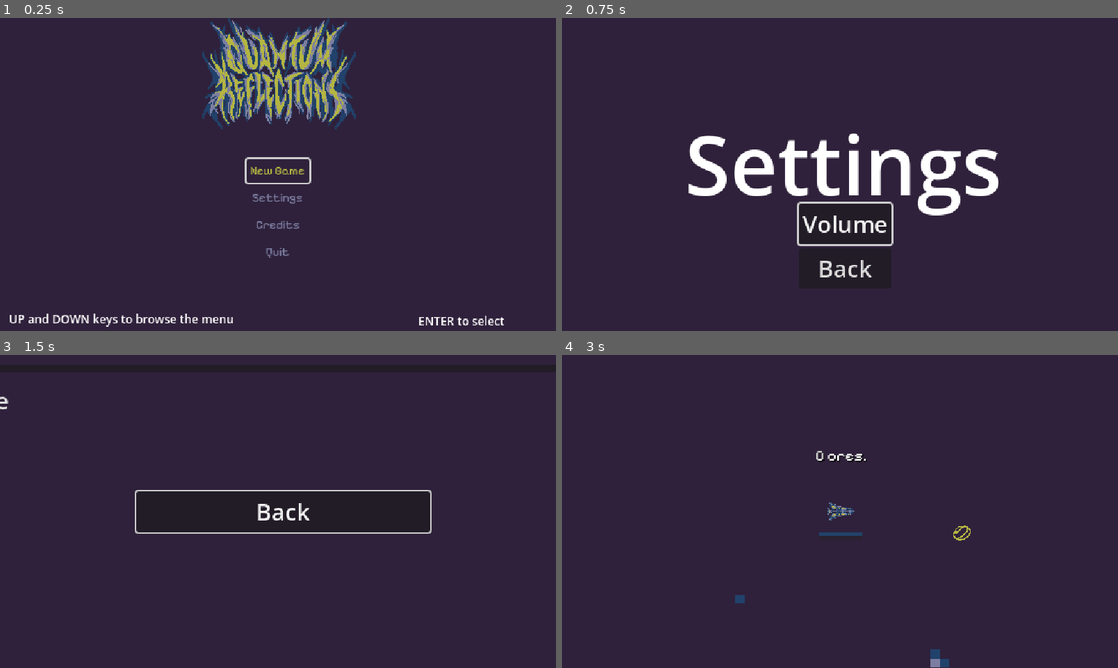
Above: before the commit, frames 1-4 (two rows, left to right).
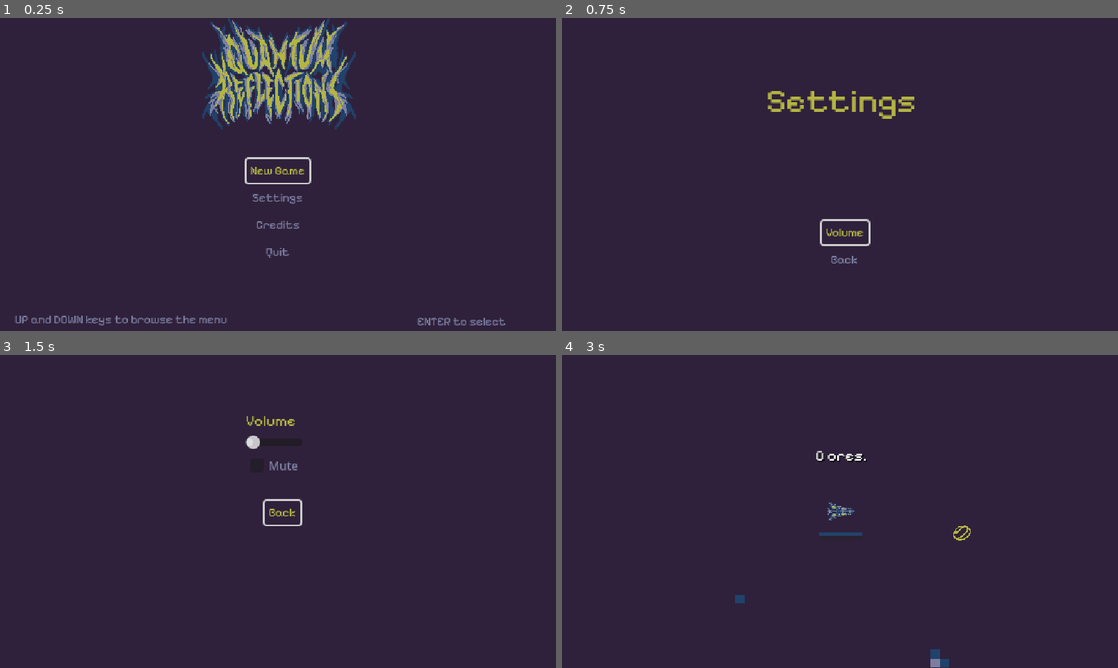
Above: after the commit, the same moments.

Repository: iparosds/Quantum-Reflections
Game: Godot game, scene res://scenes/menu.tscn
Same seed, same stepped clock (60 frames per second), same inputs: the game is played once before the commit and once after it.
Inputs:
- Up to frame 1 (0.25 s): no input
- Up to frame 2 (0.75 s): click "Settings" at 0.5 s
- Up to frame 3 (1.5 s): click "Volume" at 1.25 s
- Up to frame 4 (3 s): click "Back" at 2 s; click "New Game" at 2.75 s

The runs differ from the first frame. In frame 1, 1.0% of the frame differs, in the area x 1-91%, y 94-99%; in frame 2, 6.3%, in the area x 22-79%, y 23-83%; in frame 3, 1.3%; in frame 4, nothing differs.

Commit message:
estilizando fontes

Diff:
--- a/scenes/menu.tscn
+++ b/scenes/menu.tscn
@@ -12,10 +12,14 @@
 default_font_size = 24
 
 [sub_resource type="LabelSettings" id="LabelSettings_nn863"]
+font = ExtResource("3_la3r8")
 font_size = 12
+font_color = Color(0.486275, 0.494118, 0.631373, 1)
 
 [sub_resource type="LabelSettings" id="LabelSettings_yxhpx"]
+font = ExtResource("3_la3r8")
 font_size = 12
+font_color = Color(0.486275, 0.494118, 0.631373, 1)
 
 [node name="Menu" type="Control"]
 layout_mode = 3
--- a/scenes/settings_menu.tscn
+++ b/scenes/settings_menu.tscn
@@ -1,6 +1,7 @@
-[gd_scene load_steps=9 format=3 uid="uid://cgcnt4ng31dih"]
+[gd_scene load_steps=10 format=3 uid="uid://cgcnt4ng31dih"]
 
 [ext_resource type="Script" path="res://scripts/settings_menu.gd" id="1_7pq2e"]
+[ext_resource type="FontFile" uid="uid://d3qxk71omhsy" path="res://assets/font/PixelifySans-VariableFont_wght.ttf" id="2_5ttin"]
 [ext_resource type="AudioStream" uid="uid://bg32u8hnfgwy0" path="res://assets/sounds/MENU MUSIC.wav" id="2_h3f4r"]
 [ext_resource type="AudioStream" uid="uid://ttsymx30w523" path="res://assets/sounds/MENU SOUND - DOWN.wav" id="2_mrlip"]
 [ext_resource type="AudioStream" uid="uid://dkkiy87rlj0h8" path="res://assets/sounds/MENU SOUND - UP.wav" id="3_v2gib"]
@@ -28,12 +29,14 @@
 layout_mode = 1
 anchors_preset = 10
 anchor_right = 1.0
-offset_left = 4.0
-offset_top = 61.0
-offset_right = 4.0
-offset_bottom = 240.0
+offset_left = 1.0
+offset_top = -4.0
+offset_right = 1.0
+offset_bottom = 175.0
 grow_horizontal = 2
-theme_override_font_sizes/font_size = 85
+theme_override_colors/font_color = Color(0.705882, 0.709804, 0.258824, 1)
+theme_override_fonts/font = ExtResource("2_5ttin")
+theme_override_font_sizes/font_size = 36
 text = "Settings"
 horizontal_alignment = 1
 vertical_alignment = 1
@@ -62,13 +65,25 @@
 layout_mode = 2
 focus_neighbor_top = NodePath("../Back")
 focus_neighbor_bottom = NodePath("../Back")
+theme_override_colors/font_hover_color = Color(0.705882, 0.709804, 0.258824, 1)
+theme_override_colors/font_focus_color = Color(0.705882, 0.709804, 0.258824, 1)
+theme_override_colors/font_color = Color(0.486275, 0.494118, 0.631373, 1)
+theme_override_fonts/font = ExtResource("2_5ttin")
+theme_override_font_sizes/font_size = 12
 text = "Volume"
+flat = true
 
 [node name="Back" type="Button" parent="MarginContainer/VBoxContainer"]
 layout_mode = 2
 focus_neighbor_top = NodePath("../Volume")
 focus_neighbor_bottom = NodePath("../Volume")
+theme_override_colors/font_hover_color = Color(0.705882, 0.709804, 0.258824, 1)
+theme_override_colors/font_focus_color = Color(0.705882, 0.709804, 0.258824, 1)
+theme_override_colors/font_color = Color(0.486275, 0.494118, 0.631373, 1)
+theme_override_fonts/font = ExtResource("2_5ttin")
+theme_override_font_sizes/font_size = 12
 text = "Back"
+flat = true
 
 [node name="menu_music" type="AudioStreamPlayer" parent="."]
 stream = ExtResource("2_h3f4r")
--- a/scenes/volume.tscn
+++ b/scenes/volume.tscn
@@ -1,35 +1,39 @@
-[gd_scene load_steps=6 format=3 uid="uid://bv2p8neuwavxs"]
+[gd_scene load_steps=7 format=3 uid="uid://bv2p8neuwavxs"]
 
 [ext_resource type="Script" path="res://scripts/volume.gd" id="1_efkki"]
+[ext_resource type="FontFile" uid="uid://d3qxk71omhsy" path="res://assets/font/PixelifySans-VariableFont_wght.ttf" id="2_75e1g"]
 [ext_resource type="AudioStream" uid="uid://bg32u8hnfgwy0" path="res://assets/sounds/MENU MUSIC.wav" id="2_had5s"]
 [ext_resource type="AudioStream" uid="uid://bnr2bup87a15w" path="res://assets/sounds/MENU SOUND - SELECT.wav" id="3_mr224"]
 [ext_resource type="AudioStream" uid="uid://ttsymx30w523" path="res://assets/sounds/MENU SOUND - DOWN.wav" id="4_4fa2d"]
 
 [sub_resource type="LabelSettings" id="LabelSettings_1m1bf"]
-font_size = 24
+font = ExtResource("2_75e1g")
+font_color = Color(0.705882, 0.709804, 0.258824, 1)
 
 [node name="Volume" type="Control"]
 layout_mode = 3
 anchors_preset = 15
 anchor_right = 1.0
 anchor_bottom = 1.0
-offset_left = 5.0
-offset_right = 5.0
+offset_left = 4.0
+offset_top = 1.0
+offset_right = 4.0
+offset_bottom = 1.0
 grow_horizontal = 2
 grow_vertical = 2
+size_flags_horizontal = 4
+size_flags_vertical = 4
 script = ExtResource("1_efkki")
 
 [node name="MarginContainer" type="MarginContainer" parent="."]
 layout_mode = 1
-anchors_preset = 8
-anchor_left = 0.5
-anchor_top = 0.5
-anchor_right = 0.5
-anchor_bottom = 0.5
-offset_left = -369.0
-offset_top = -194.0
-offset_right = 366.0
-offset_bottom = 186.0
+anchors_preset = 15
+anchor_right = 1.0
+anchor_bottom = 1.0
+offset_left = 407.0
+offset_top = 81.0
+offset_right = -425.0
+offset_bottom = -222.0
 grow_horizontal = 2
 grow_vertical = 2
 
@@ -48,7 +52,11 @@
 [node name="CheckBox" type="CheckBox" parent="MarginContainer/VBoxContainer"]
 layout_mode = 2
 size_flags_vertical = 4
-theme_override_font_sizes/font_size = 24
+theme_override_colors/font_hover_color = Color(0.705882, 0.709804, 0.258824, 1)
+theme_override_colors/font_pressed_color = Color(0.486275, 0.494118, 0.631373, 1)
+theme_override_colors/font_focus_color = Color(0.705882, 0.709804, 0.258824, 1)
+theme_override_colors/font_color = Color(0.486275, 0.494118, 0.631373, 1)
+theme_override_font_sizes/font_size = 12
 text = "Mute"
 expand_icon = true
 
@@ -68,14 +76,19 @@
 anchor_top = 0.5
 anchor_right = 0.5
 anchor_bottom = 0.5
-offset_left = -152.0
-offset_top = -15.5
-offset_right = 152.0
-offset_bottom = 15.5
+offset_left = -18.5
+offset_top = -12.0
+offset_right = 18.5
+offset_bottom = 12.0
 grow_horizontal = 2
 grow_vertical = 2
-theme_override_font_sizes/font_size = 24
+theme_override_colors/font_hover_color = Color(0.705882, 0.709804, 0.258824, 1)
+theme_override_colors/font_focus_color = Color(0.705882, 0.709804, 0.258824, 1)
+theme_override_colors/font_color = Color(0.486275, 0.494118, 0.631373, 1)
+theme_override_fonts/font = ExtResource("2_75e1g")
+theme_override_font_sizes/font_size = 12
 text = "Back"
+flat = true
 
 [connection signal="value_changed" from="MarginContainer/VBoxContainer/Volume" to="." method="_on_volume_value_changed"]
 [connection signal="toggled" from="MarginContainer/VBoxContainer/CheckBox" to="." method="_on_check_box_toggled"]
